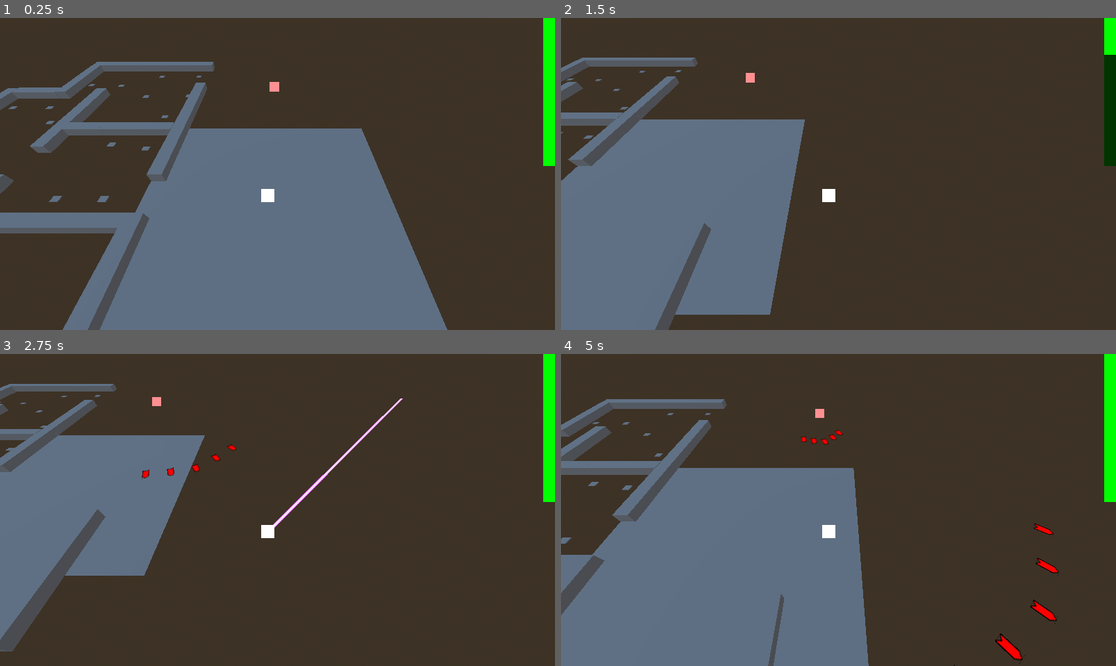
Above: before the commit, frames 1-4 (two rows, left to right).
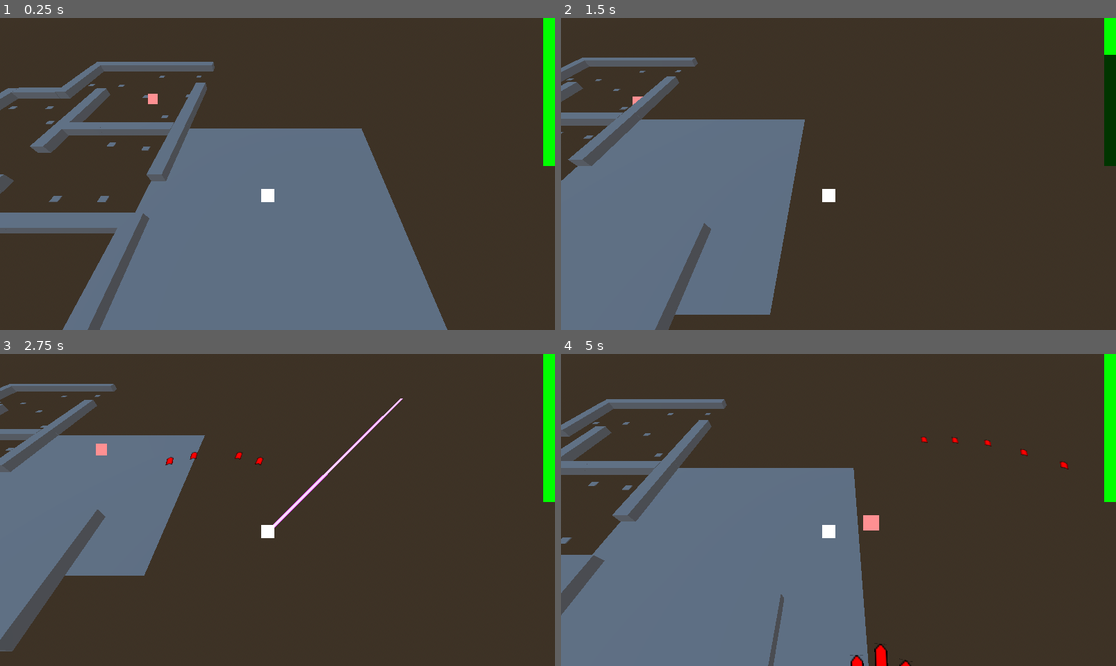
Above: after the commit, the same moments.

Repository: etjwalsh/N330Group3Project
Game: Godot game, scene res://Scenes/Root/root.tscn
Same seed, same stepped clock (60 frames per second), same inputs: the game is played once before the commit and once after it.
Inputs (mouse positions are in pixels of both pictures, inside the frame that each line leads up to):
- Up to frame 1 (0.25 s): no input
- Up to frame 2 (1.5 s): tap Enter at 0.5 s; move the mouse to (960, 158) at 0.52 s; hold D (right) 0.53-1.28 s; hold Shift (dash) 0.53-1.28 s; move the mouse to (727, 189) at 1.27 s; hold S (down) from 1.28 s (still down); right-click (727, 189) at 1.35 s
- Up to frame 3 (2.75 s): move the mouse to (333, 441) at 2.02 s; release S (down) at 2.03 s; press the mouse at (333, 441) at 2.03 s; hold D (right) from 2.03 s (still down)
- Up to frame 4 (5 s): move the mouse to (810, 572) at 2.77 s; release D (right) at 2.78 s; release the mouse at (810, 572) at 2.78 s; hold W (up) 2.78-3.53 s; tap Shift (dash) at 2.85 s; move the mouse to (1005, 556) at 3.52 s; hold A (left) from 3.53 s (still down); right-click (1005, 556) at 3.6 s; move the mouse to (672, 463) at 4.27 s; click (672, 463) at 4.35 s

The runs differ from the first frame. In frame 1, 0.1% of the frame differs, in the area x 26-51%, y 20-28%; in frame 2, less than 0.1%; in frame 3, 0.3%; in frame 4, 1.0%, in the area x 43-92%, y 17-100%.

Commit message:
melee emniminimy stuffs

Diff:
--- /dev/null
+++ b/Scenes/Bullets/EnemySword/enemy_sword.tscn
@@ -0,0 +1,26 @@
+[gd_scene load_steps=4 format=3 uid="uid://crpn6nm882bhy"]
+
+[ext_resource type="Texture2D" uid="uid://c8qlhtnc8yhnj" path="res://Images/EnemySword.png" id="1_un2nv"]
+
+[sub_resource type="SpriteFrames" id="SpriteFrames_myf6b"]
+animations = [{
+"frames": [{
+"duration": 1.0,
+"texture": ExtResource("1_un2nv")
+}],
+"loop": true,
+"name": &"default",
+"speed": 5.0
+}]
+
+[sub_resource type="CylinderShape3D" id="CylinderShape3D_dqmhy"]
+radius = 0.25
+
+[node name="EnemySword" type="RigidBody3D"]
+
+[node name="AnimatedSprite3D" type="AnimatedSprite3D" parent="."]
+transform = Transform3D(1, 0, 0, 0, -4.37114e-08, -1, 0, 1, -4.37114e-08, 0, 0, 0)
+sprite_frames = SubResource("SpriteFrames_myf6b")
+
+[node name="CollisionShape3D" type="CollisionShape3D" parent="."]
+shape = SubResource("CylinderShape3D_dqmhy")
--- a/Scenes/Bullets/RangedEnemyBullet/RangedEnemyBullet.tscn
+++ b/Scenes/Bullets/RangedEnemyBullet/RangedEnemyBullet.tscn
@@ -8,6 +8,7 @@
 radius = 0.1
 
 [node name="RangedEnemyBullet" type="RigidBody3D"]
+transform = Transform3D(1, 0, 0, 0, 1, 0, 0, 0, 1, 0, 1, 0)
 collision_layer = 0
 collision_mask = 3
 axis_lock_linear_y = true
--- a/Scenes/Bullets/RangedEnemyBullet/ranged_enemy_bullet.gd
+++ b/Scenes/Bullets/RangedEnemyBullet/ranged_enemy_bullet.gd
@@ -12,7 +12,6 @@
 	if(time > 2):
 		queue_free()
 
-
 func _on_body_entered(body: Node) -> void:
 	if("health" in body):
 		body.health -= damage
--- /dev/null
+++ b/Scenes/Enemies/MeleeEnemy/MeleeEnemy.tscn
@@ -0,0 +1,22 @@
+[gd_scene load_steps=4 format=3 uid="uid://cu7dp837sb68w"]
+
+[ext_resource type="Script" path="res://Scenes/Enemies/MeleeEnemy/melee_enemy.gd" id="1_j6pml"]
+[ext_resource type="Texture2D" uid="uid://b6ycybiy0j48r" path="res://Images/playerTest.png" id="2_u2itq"]
+
+[sub_resource type="BoxShape3D" id="BoxShape3D_oc8t3"]
+size = Vector3(1.3, 1, 1.3)
+
+[node name="MeleeEnemy" type="RigidBody3D"]
+rotation_edit_mode = 2
+collision_layer = 4
+axis_lock_linear_y = true
+script = ExtResource("1_j6pml")
+
+[node name="EnemySprite" type="Sprite3D" parent="."]
+transform = Transform3D(2.04758, 0, 0, 0, 2.04758, 0, 0, 0, 1, 0, 0.5, 0)
+modulate = Color(1, 0, 0, 1)
+billboard = 1
+texture = ExtResource("2_u2itq")
+
+[node name="CollisionShape3D" type="CollisionShape3D" parent="."]
+shape = SubResource("BoxShape3D_oc8t3")
--- /dev/null
+++ b/Scenes/Enemies/MeleeEnemy/melee_enemy.gd
@@ -0,0 +1,57 @@
+extends RigidBody3D
+
+const sword = preload("res://Scenes/Bullets/EnemySword/enemy_sword.tscn")
+
+const swordTimer = 1.5
+const hitstun = 1
+const moveUpdate = 1
+const speed = 10
+const swingDist = 5
+
+var health = 5
+var time = 0
+var prevTime = 0
+var enemyBulletIns
+var swordHit = false
+var hitstunTimer = 0
+var aiMode = still
+
+enum {still, charge}
+
+# Called when the node enters the scene tree for the first time.
+func _ready() -> void:
+	$EnemySprite.modulate = Color(1, .44, .45)
+
+# Called every frame. 'delta' is the elapsed time since the previous frame.
+func _process(delta: float) -> void:
+
+	time += delta
+
+	if(swordHit):
+		hitstunTimer += delta
+		if(hitstunTimer > hitstun):
+			swordHit = false
+			hitstunTimer = 0
+
+	#despawn if health zero
+	if(health <= 0):
+		queue_free()
+
+	if(fmod(time, moveUpdate) < fmod(prevTime, moveUpdate)):
+		aiMode = charge
+
+	match(aiMode):
+		still:
+			linear_velocity = Vector3.ZERO
+		charge:
+			if(swordHit):
+				aiMode = still
+			else:
+				if(abs(position - PlayerAutoload.pos).length() > swingDist):
+					var dist = position.direction_to(PlayerAutoload.pos) * speed
+					dist.y = 0
+					linear_velocity = dist
+				else:
+					linear_velocity = Vector3.ZERO
+
+	prevTime = time
--- a/Scenes/Enemies/RangedEnemy/rangedEnemy.gd
+++ b/Scenes/Enemies/RangedEnemy/rangedEnemy.gd
@@ -48,6 +48,7 @@
 				enemyBulletIns.rotation.y = dir + ((i - floor(bulletNum / 2)) * spread)
 				enemyBulletIns.bulletSpeed = bulletSpeed
 				enemyBulletIns.position += enemyBulletIns.basis.z * (1 - (abs((bulletNum / 2) - i))) * bulletSpreadDist
+
 				enemyBulletIns.position += enemyBulletIns.basis.x * (i - floor(bulletNum / 2.0)) * bulletSpreadDist
 				add_child(enemyBulletIns)
 
--- a/Scenes/Enemies/RangedEnemy/rangedEnemy.tscn
+++ b/Scenes/Enemies/RangedEnemy/rangedEnemy.tscn
@@ -7,6 +7,7 @@
 size = Vector3(1.3, 1, 1.3)
 
 [node name="RangedEnemy" type="RigidBody3D"]
+transform = Transform3D(1, 0, 0, 0, 1, 0, 0, 0, 1, 0, 0.5, 0)
 rotation_edit_mode = 2
 collision_layer = 4
 axis_lock_linear_y = true
--- a/Scenes/Root/root.tscn
+++ b/Scenes/Root/root.tscn
@@ -1,9 +1,10 @@
-[gd_scene load_steps=5 format=3 uid="uid://dymc3aycnuoih"]
+[gd_scene load_steps=6 format=3 uid="uid://dymc3aycnuoih"]
 
 [ext_resource type="PackedScene" uid="uid://cj4dso2g8m4he" path="res://Scenes/Player/player.tscn" id="1_3608u"]
 [ext_resource type="PackedScene" uid="uid://dlc7f4np3qkgc" path="res://Scenes/Map/map.tscn" id="2_nqqoq"]
 [ext_resource type="PackedScene" uid="uid://oyrqnsxs47ag" path="res://Scenes/UI/ui.tscn" id="3_tb5d4"]
 [ext_resource type="PackedScene" uid="uid://dgxsj3tkdckl5" path="res://Scenes/Enemies/RangedEnemy/rangedEnemy.tscn" id="4_1grcp"]
+[ext_resource type="PackedScene" uid="uid://cu7dp837sb68w" path="res://Scenes/Enemies/MeleeEnemy/MeleeEnemy.tscn" id="5_mbxqv"]
 
 [node name="Root" type="Node"]
 
@@ -16,4 +17,7 @@
 [node name="UI" parent="." instance=ExtResource("3_tb5d4")]
 
 [node name="RangedEnemy" parent="." instance=ExtResource("4_1grcp")]
-transform = Transform3D(1, 0, 0, 0, 1, 0, 0, 0, 1, 0.373, 1, -17.202)
+transform = Transform3D(1, 0, 0, 0, 1, 0, 0, 0, 1, 15, 0.5, 15)
+
+[node name="MeleeEnemy" parent="." instance=ExtResource("5_mbxqv")]
+transform = Transform3D(1, 0, 0, 0, 1, 0, 0, 0, 1, -15, 0, -15)
Binary file added: Images/EnemySword.png
Not shown, added: Images/EnemySword.png.import
Not shown, added: Images/EnemySword.xcf
